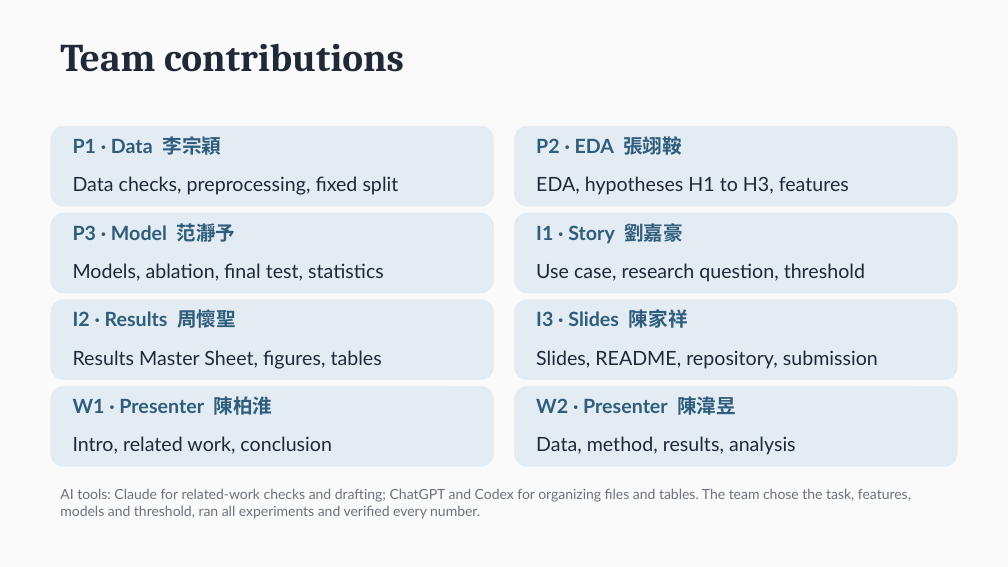
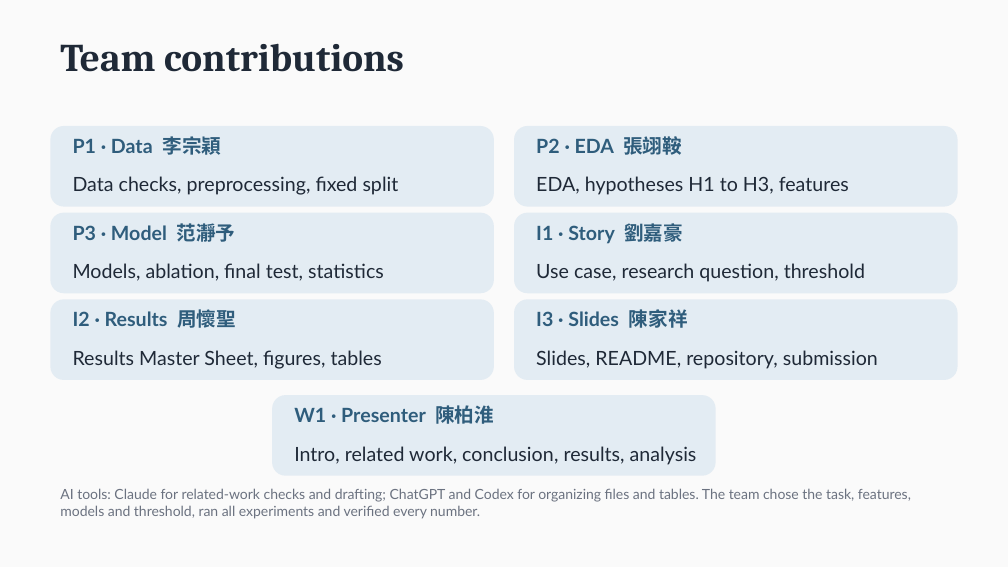
Before and after one commit to chouhuaishengcs15/Data-Mining-HW1, a slide deck: slide 14 of slides/HW1_G03_presentation.pptx. Drawn at 1008x567 pixels with LibreOffice and Linux fonts; fonts in the diff are those of the drawing. Boxes give left, top, right and bottom in pixels: in the first picture for what was removed or moved away, otherwise in the second. Text is boxed around its words. In the diff, an @@ line names an element or a change of style, - is before the commit and + after.

```diff
--- a/slides/HW1_G03_presentation.pptx
+++ b/slides/HW1_G03_presentation.pptx
@@ rounded rectangle removed at [514,386,958,467] @@
@@ rounded rectangle: place and size @@
-rounded rectangle at [50,386,494,467]
+rounded rectangle at [272,395,716,476]
@@ text "W1 · Presenter 陳柏淮": place and size @@
-text "W1 · Presenter 陳柏淮" at [73,396,272,415]
+text "W1 · Presenter 陳柏淮" at [294,405,494,424]
@@ text removed at [536,396,736,415] @@
-W2 · Presenter 陳湋昱
@@ text at [294,446,697,465]: text changed @@
-Intro, related work, conclusion
+Intro, related work, conclusion, results, analysis
@@ text removed at [536,436,796,455] @@
-Data, method, results, analysis
```
Also in this commit, not shown: 8 other slides changed, 1 slide added, 1 slide removed.
